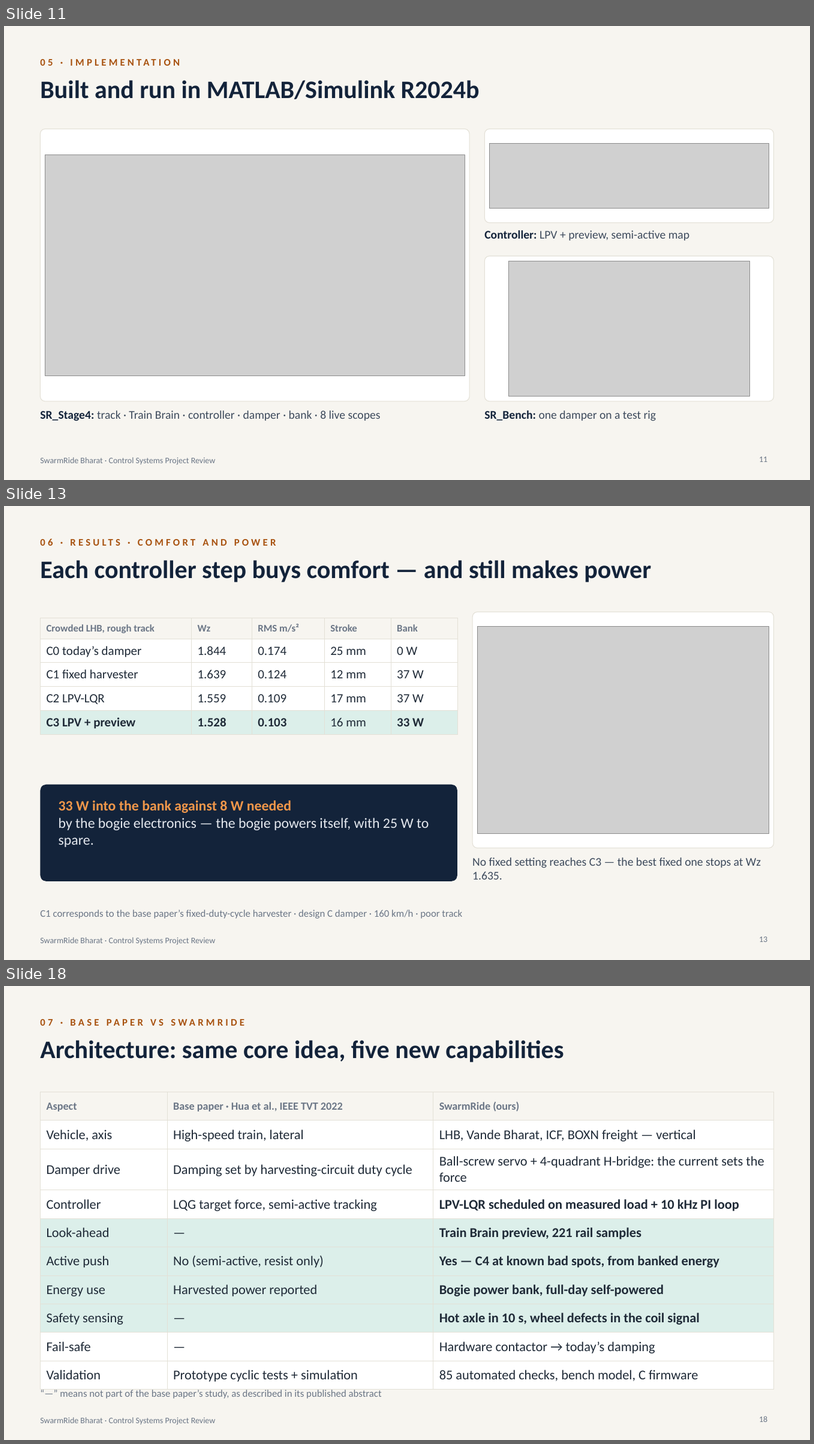
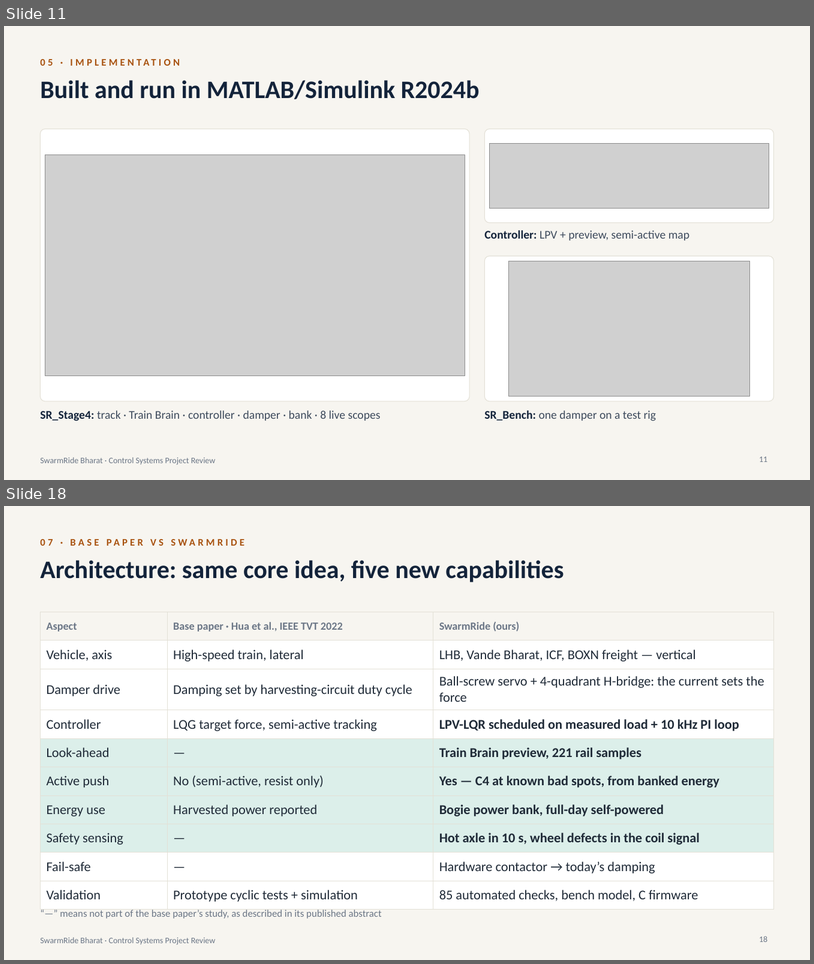
Before and after one commit to Sangeeth0301/SwarmRide-Bharat, a slide deck: presentation/SwarmRide_Bharat_Project_Review.pptx. Shown one above the other, each under a label of ours: slides 11, 13 and 18 before the commit, slides 11 and 18 after it; the slides between them are not shown. The pictures are 814x1444 and 814x964 pixels, drawn with LibreOffice and Linux fonts; fonts in the diff are those of the drawing; grey boxes stand for pictures. Boxes give left, top, right and bottom in pixels: in the first picture for what was removed or moved away, otherwise in the second. Text is boxed around its words. In the diff, an @@ line names an element or a change of style, - is before the commit and + after.

Commit message:
docs(presentation): rebuild the deck with the minimal results
22 slides, rebuilt with presentation/build.

```diff
--- a/presentation/SwarmRide_Bharat_Project_Review.pptx
+++ b/presentation/SwarmRide_Bharat_Project_Review.pptx
@@ slide 13 removed at (4,506,810,960), background #F7F5F0; not listed: 1 template element that a slide beside it also shows @@
@@ title removed at (40,560,579,582) @@
-Each controller step buys comfort — and still makes power
@@ text removed at (307,560,651,582) @@
-06 · RESULTS · COMFORT AND POWER
@@ rounded rectangle removed at (473,612,774,848) @@
@@ table removed at (40,618,458,731), 5 rows, 5 columns @@
-Crowded LHB, rough track | Wz | RMS m/s² | Stroke | Bank
-C0 today’s damper | 1.844 | 0.174 | 25 mm | 0 W
-C1 fixed harvester | 1.639 | 0.124 | 12 mm | 37 W
-C2 LPV-LQR | 1.559 | 0.109 | 17 mm | 37 W
-C3 LPV + preview | 1.528 | 0.103 | 16 mm | 33 W
@@ picture removed at (477,627,769,833) @@
@@ rounded rectangle removed at (40,784,458,881) @@
@@ text removed at (59,800,429,847) @@
-33 W into the bank against 8 W needed
-by the bogie electronics — the bogie powers itself, with 25 W to spare.
@@ text removed at (473,857,761,879) @@
-No fixed setting reaches C3 — the best fixed one stops at Wz 1.635.
@@ text removed at (40,909,462,918) @@
-C1 corresponds to the base paper’s fixed-duty-cycle harvester · design C damper · 160 km/h · poor track
@@ page number removed at (759,936,768,942) @@
-13
```
Also in this commit, not shown: 6 slides changed, 1 slide added.
